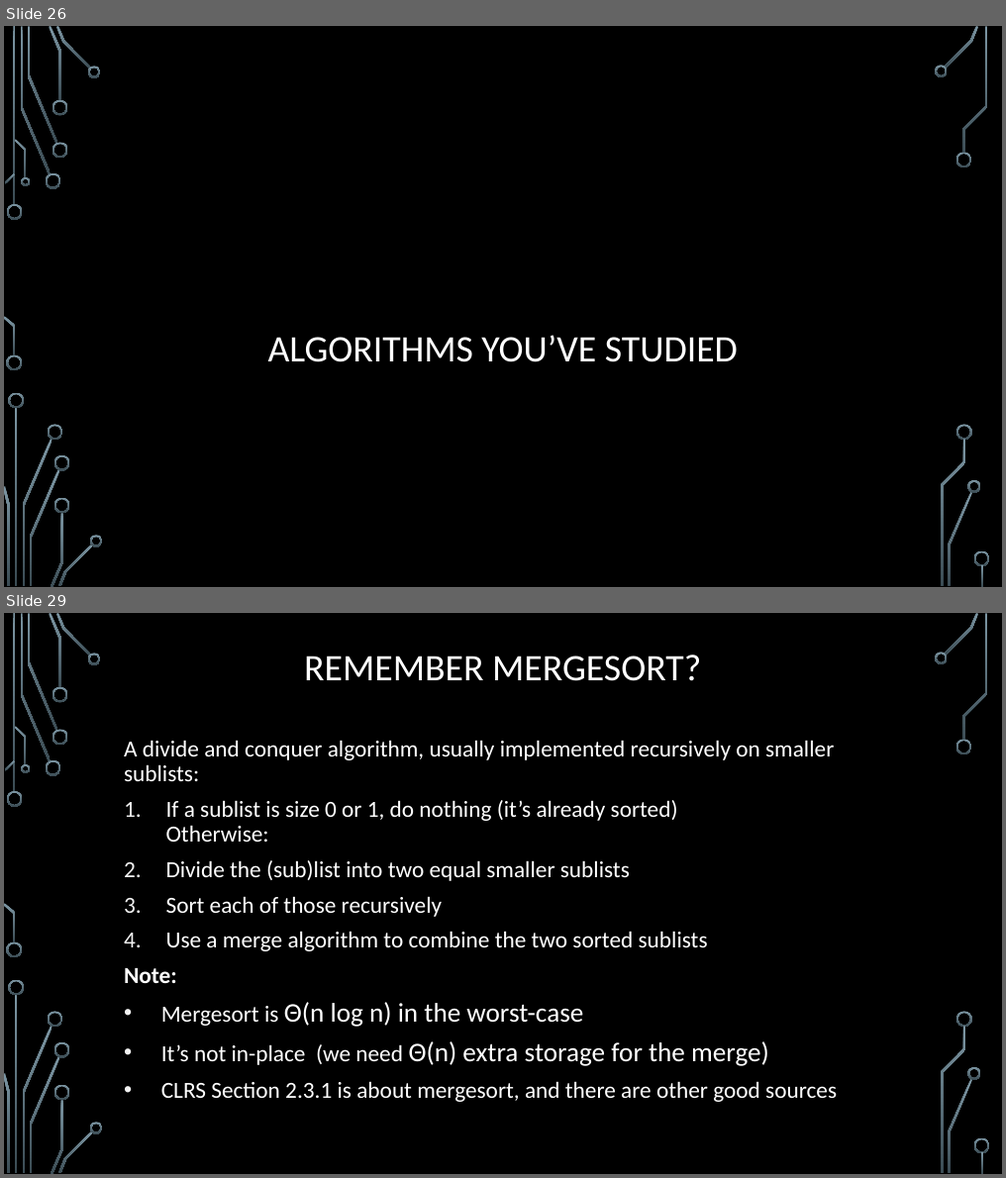
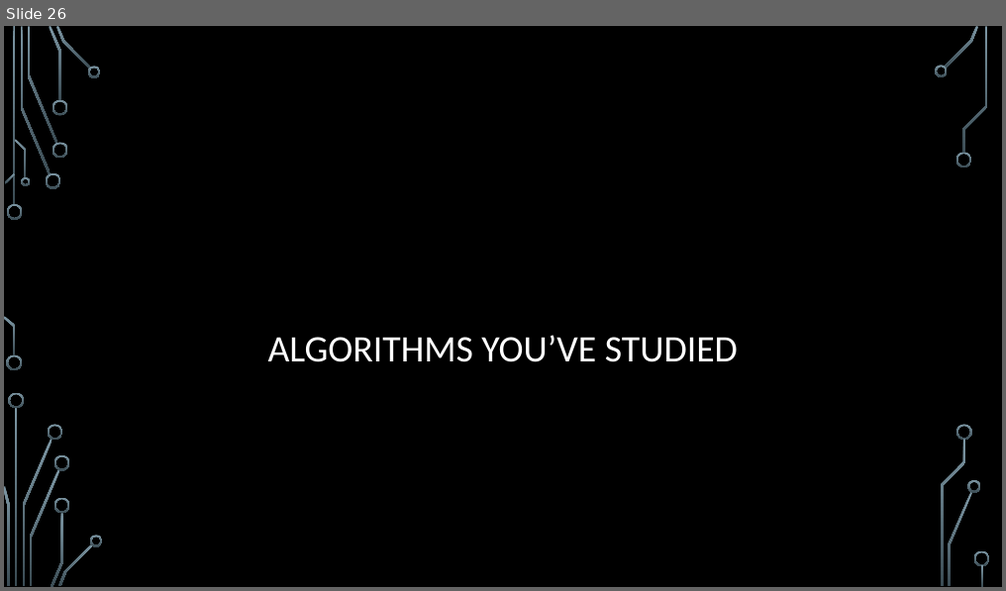
Before and after one commit to markfloryan/dsa2, a slide deck: slides/00-Review.pptx. Shown one above the other, each under a label of ours: slides 26 and 29 before the commit, slide 26 after it; the slides between them are not shown. The pictures are 1006x1178 and 1006x591 pixels, drawn with LibreOffice and Linux fonts; fonts in the diff are those of the drawing; background and template pictures are left out. Boxes give left, top, right and bottom in pixels: in the first picture for what was removed or moved away, otherwise in the second. Text is boxed around its words. In the diff, an @@ line names an element or a change of style, - is before the commit and + after.

```diff
--- a/slides/00-Review.pptx
+++ b/slides/00-Review.pptx
@@ slide 29 removed at [4,613,1002,1174], background picture (left out); not listed: 36 template elements that a slide beside it also shows @@
@@ title removed at [304,655,701,681] @@
-REMEMBER MERGESORT?
@@ text removed at [124,740,837,1102] @@
-A divide and conquer algorithm, usually implemented recursively on smaller sublists:
-1. If a sublist is size 0 or 1, do nothing (it’s already sorted)
-   Otherwise:
-2. Divide the (sub)list into two equal smaller sublists
-3. Sort each of those recursively
-4. Use a merge algorithm to combine the two sorted sublists
-Note:
-• Mergesort is Θ(n log n) in the worst-case
-• It’s not in-place (we need Θ(n) extra storage for the merge)
-• CLRS Section 2.3.1 is about mergesort, and there are other good sources
```
Also in this commit, not shown: 9 slides changed, 6 slides added, 4 other slides removed, 2 other files.
